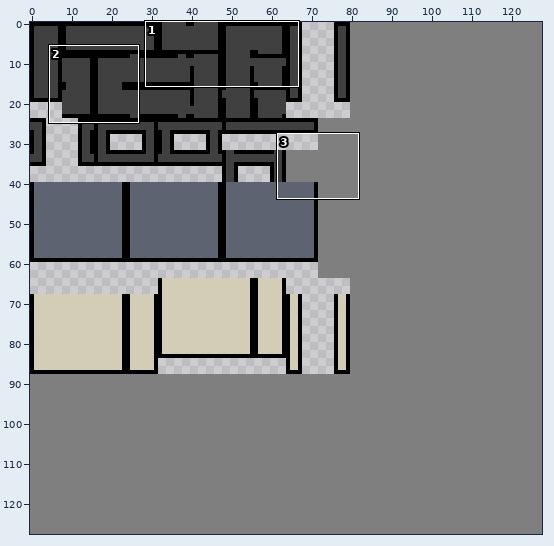
Sprite sheet: Assets/Sprites/Wall tiles test.png. The first picture is a wide view before the edit; the outline marks the close-up.
Close-up. Old version:
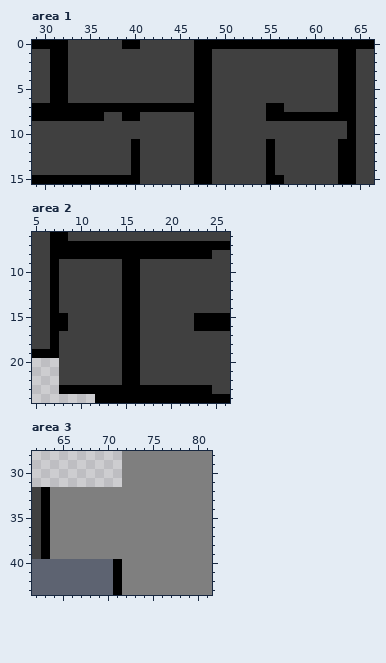
The file is 128x128 pixels. Shown: area 1: x 29..66, y 0..15; area 2: x 5..26, y 6..24; area 3: x 62..81, y 28..43.
After:
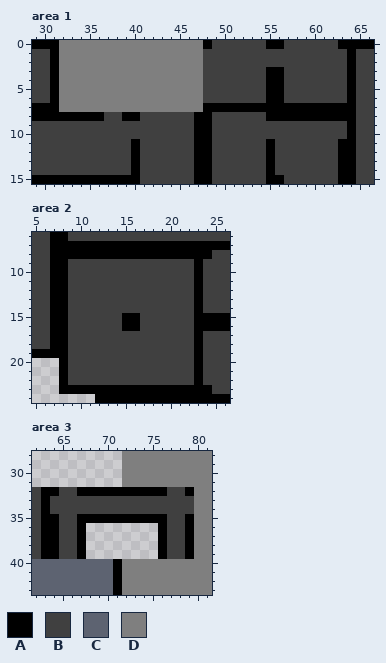
Palette (. is transparent): A #000000  B #404040  C #5d6371  D #7f7f7f
From old to new:
--- area 1
@@ x 29..66 @@
- 0 AAAABBBBBBAABBBBBBAAAAAAAAAAAAAAAAAAAA
- 1 BBAABBBBBBBBBBBBBBAABBBBBBBBBBBBBBAABB
- 2 BBAABBBBBBBBBBBBBBAABBBBBBBBBBBBBBAABB
- 3 BBAABBBBBBBBBBBBBBAABBBBBBBBBBBBBBAABB
- 4 BBAABBBBBBBBBBBBBBAABBBBBBBBBBBBBBAABB
- 5 BBAABBBBBBBBBBBBBBAABBBBBBBBBBBBBBAABB
- 6 BBAABBBBBBBBBBBBBBAABBBBBBBBBBBBBBAABB
- 7 AAAAAAAAAAAAAAAAAAAABBBBBBAABBBBBBAABB
+ 0 AAADDDDDDDDDDDDDDDDABBBBBBAABBBBBBAAAA
+ 1 BBADDDDDDDDDDDDDDDDBBBBBBBBBBBBBBBBABB
+ 2 BBADDDDDDDDDDDDDDDDBBBBBBBBBBBBBBBBABB
+ 3 BBADDDDDDDDDDDDDDDDBBBBBBBAABBBBBBBABB
+ 4 BBADDDDDDDDDDDDDDDDBBBBBBBAABBBBBBBABB
+ 5 BBADDDDDDDDDDDDDDDDBBBBBBBAABBBBBBBABB
+ 6 BBADDDDDDDDDDDDDDDDBBBBBBBAABBBBBBBABB
+ 7 AAADDDDDDDDDDDDDDDDAAAAAAAAAAAAAAAAABB
  8 AAAAAAAABBAABBBBBBAABBBBBBAAAAAAAAAABB
--- area 2
@@ x 5..26 @@
  8 BBAAAAAAAAAAAAAAAAAABB
- 9 BBABBBBBBBAABBBBBBBBBB
-10 BBABBBBBBBAABBBBBBBBBB
-11 BBABBBBBBBAABBBBBBBBBB
-12 BBABBBBBBBAABBBBBBBBBB
-13 BBABBBBBBBAABBBBBBBBBB
-14 BBABBBBBBBAABBBBBBBBBB
+ 9 BBAABBBBBBBBBBBBBBABBB
+10 BBAABBBBBBBBBBBBBBABBB
+11 BBAABBBBBBBBBBBBBBABBB
+12 BBAABBBBBBBBBBBBBBABBB
+13 BBAABBBBBBBBBBBBBBABBB
+14 BBAABBBBBBBBBBBBBBABBB
 15 BBAABBBBBBAABBBBBBAAAA
 16 BBAABBBBBBAABBBBBBAAAA
-17 BBABBBBBBBAABBBBBBBBBB
-18 BBABBBBBBBAABBBBBBBBBB
-19 AAABBBBBBBAABBBBBBBBBB
-20 ...BBBBBBBAABBBBBBBBBB
-21 ...BBBBBBBAABBBBBBBBBB
-22 ...BBBBBBBAABBBBBBBBBB
+17 BBAABBBBBBBBBBBBBBABBB
+18 BBAABBBBBBBBBBBBBBABBB
+19 AAAABBBBBBBBBBBBBBABBB
+20 ...ABBBBBBBBBBBBBBABBB
+21 ...ABBBBBBBBBBBBBBABBB
+22 ...ABBBBBBBBBBBBBBABBB
 23 ...AAAAAAAAAAAAAAAAABB
--- area 3
@@ x 62..81 @@
 31 ..........DDDDDDDDDD
-32 BADDDDDDDDDDDDDDDDDD
-33 BADDDDDDDDDDDDDDDDDD
-34 BADDDDDDDDDDDDDDDDDD
-35 BADDDDDDDDDDDDDDDDDD
-36 BADDDDDDDDDDDDDDDDDD
-37 BADDDDDDDDDDDDDDDDDD
-38 BADDDDDDDDDDDDDDDDDD
-39 BADDDDDDDDDDDDDDDDDD
+32 BAABBAAAAAAAAAABBADD
+33 BABBBBBBBBBBBBBBBBDD
+34 BABBBBBBBBBBBBBBBBDD
+35 BAABBAAAAAAAAAABBADD
+36 BAABBA........ABBADD
+37 BAABBA........ABBADD
+38 BAABBA........ABBADD
+39 BAABBA........ABBADD
 40 CCCCCCCCCADDDDDDDDDD
Pixel boxes of the changes (left, top, right, bottom) in both close-ups:
changed: (59, 40, 347, 112)
changed: (59, 259, 68, 385)
changed: (122, 259, 140, 385)
changed: (194, 259, 203, 385)
changed: (50, 487, 194, 559)
